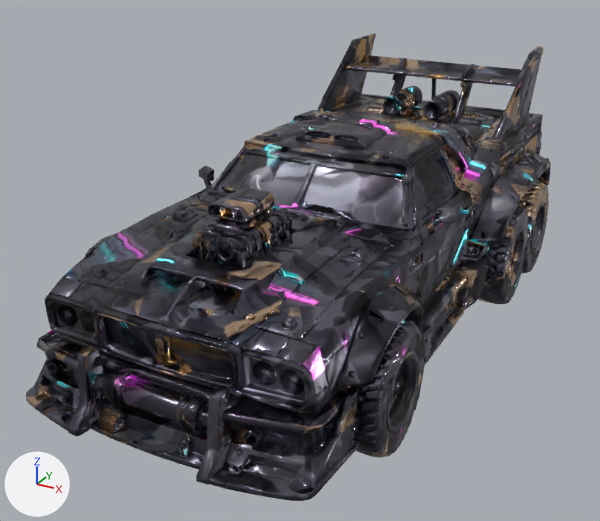
Two versions of the glTF model arcade/assets/models/warrig.glb, one commit apart.
Both versions are drawn from a 50 mm camera at (0.524, -1.071, 0.632) aimed at (-0.031, -0.064, 0.128). Arrows for +X, +Y and +Z are at lower left; the lights stay in place. The picture after the commit comes second. Where no turn or scale is listed for an object, it has been applied to the vertices. Vertices at exactly the same position are counted once.

The scene before the commit, as lines of its bpy script (objects in view):
```python
ob_body = bpy.data.objects.new('body', None)
ob_body.parent = ob_warrig
ob_body.location = (0.0, 0.0, 0.085)
ob_body_001 = bpy.data.objects.new('body.001', me_body)
ob_body_001.location = (0.0, 0.0, 0.22)
ob_exhaustl = bpy.data.objects.new('exhaustL', me_exhaustl)
ob_exhaustl.parent = ob_body
ob_exhaustl.location = (-0.0279, 0.334, 0.202)
ob_exhaustl.scale = (0.0517, 0.0517, 0.0517)
ob_exhaustr = bpy.data.objects.new('exhaustR', me_exhaustr)
ob_exhaustr.parent = ob_body
ob_exhaustr.location = (0.0512, 0.334, 0.202)
ob_exhaustr.scale = (0.0515, 0.0515, 0.0515)
ob_wheelfl = bpy.data.objects.new('wheelFL', me_wheelfl)
ob_wheelfl.parent = ob_warrig
ob_wheelfl.location = (-0.169, -0.268, 0.0918)
ob_wheelfl.scale = (0.0907, 0.0907, 0.0907)
ob_wheelfr = bpy.data.objects.new('wheelFR', me_wheelfr)
ob_wheelfr.parent = ob_warrig
ob_wheelfr.location = (0.17, -0.267, 0.0868)
ob_wheelfr.scale = (0.0858, 0.0858, 0.0858)
ob_wheelmr = bpy.data.objects.new('wheelMR', me_wheelmr)
ob_wheelmr.location = (0.185, 0.204, 0.086)
ob_wheelrl = bpy.data.objects.new('wheelRL', me_wheelrl)
ob_wheelrl.parent = ob_warrig
ob_wheelrl.location = (-0.172, 0.35, 0.0867)
ob_wheelrl.scale = (0.0858, 0.0858, 0.0858)
ob_wheelrr = bpy.data.objects.new('wheelRR', me_wheelrr)
ob_wheelrr.parent = ob_warrig
ob_wheelrr.location = (0.172, 0.35, 0.0868)
ob_wheelrr.scale = (0.0858, 0.0858, 0.0858)
```
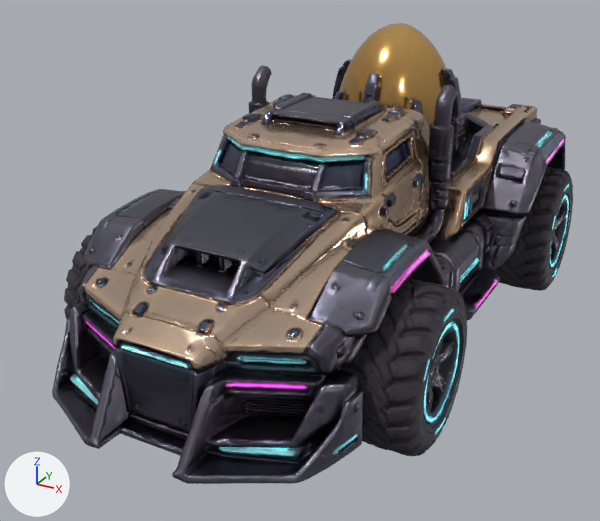
Pixel boxes [x1, y1, x2, y2] of what changed, in the pictures (600 x 521 px; the box of a moved part takes in the faces that stretch with it):
'body.001', deleted
    before: [26, 33, 551, 501]
'body', now drawn
    after: [52, 93, 566, 484]
'wheelFL', surface changed, reshaped, moved, rescaled (not visible before)
    after: [341, 279, 467, 456]
'egg', added (brown)
    after: [332, 23, 468, 155]
'wheelFR', surface changed, reshaped, moved, rescaled
    before: [342, 320, 425, 458]
    after: [64, 227, 97, 320]
'wheelRL', surface changed, reshaped, moved, rescaled (not visible before)
    after: [494, 167, 573, 291]
'exhaustL', surface changed, moved, rescaled
    before: [383, 86, 422, 117]
    after: [412, 85, 457, 243]
'wheelMR', deleted
    before: [478, 205, 529, 304]
'wheelRR', surface changed
    both: [517, 181, 549, 273]
'exhaustR', surface changed, reshaped, moved, rescaled
    before: [422, 90, 480, 121]
    after: [248, 65, 272, 113]
part 5 of me_wheelrr, moved or reshaped (not visible afterwards)
    before: [517, 181, 549, 273]

The change, as a list of edits to the scene's bpy script:
```text
Change img_emissive:
    img_emissive: load_image('emissive', '_unpacked/emissive', 1024, 1024, 'sRGB') -> load_image('emissive', '_unpacked/emissive', 2048, 2048, 'sRGB')
Change img_basecolor:
    img_basecolor: load_image('baseColor', '_unpacked/baseColor', 2048, 2048, 'sRGB') -> load_image('baseColor', '_unpacked/baseColor', 4096, 4096, 'sRGB')
Change me_exhaustl:
    used by ob_exhaustl; parent = ob_body; location = (-0.0279, 0.334, 0.202); scale = (0.0517, 0.0517, 0.0517)
    remove me_exhaustl.from_pydata(...)  # 823 vertices, 1561 faces; spans x -0.64..0.64, y -1.0..1.0, z -0.43..0.43
    add me_exhaustl.from_pydata(...)  # 982 vertices, 1828 faces; spans x -0.18..0.18, y -0.69..0.69, z -1.0..1.0
    me_exhaustl part 3: 1 vertex moved within x -0.01, y 0.59, z -0.4; 821 vertices removed from x -0.64..0.64, y -1.0..1.0, z -0.43..0.43; 980 vertices added at x -0.18..0.18, y -0.69..0.69, z -1.0..1.0
Change me_exhaustr:
    used by ob_exhaustr; parent = ob_body; location = (0.0512, 0.334, 0.202); scale = (0.0515, 0.0515, 0.0515)
    remove me_exhaustr.from_pydata(...)  # 821 vertices, 1548 faces; spans x -0.89..0.89, y -1.0..1.0, z -0.43..0.43
    add me_exhaustr.from_pydata(...)  # 982 vertices, 1828 faces; spans x -0.18..0.18, y -0.69..0.69, z -1.0..1.0
    me_exhaustr part 4: 820 vertices removed from x -0.89..0.89, y -1.0..1.0, z -0.43..0.43; 981 vertices added at x -0.18..0.18, y -0.69..0.69, z -1.0..1.0
Change me_wheelfr:
    used by ob_wheelfr; parent = ob_warrig; location = (0.17, -0.267, 0.0868); scale = (0.0858, 0.0858, 0.0858)
    remove me_wheelfr.from_pydata(...)  # 6979 vertices, 13790 faces; spans x -0.63..0.63, y -0.95..0.95, z -1.0..1.0
    add me_wheelfr.from_pydata(...)  # 3906 vertices, 7820 faces; spans x -0.51..0.51, y -0.96..0.96, z -1.0..1.0
    me_wheelfr part 6: 5 vertices moved within x -0.4..0.28, y -0.89..0.76, z -0.24..0.6; 6950 vertices removed from x -0.63..0.63, y -0.95..0.95, z -1.0..1.0; 3892 vertices added at x -0.51..0.51, y -0.96..0.96, z -1.0..1.0
    other edits to the shape of me_wheelfr do not show in these pictures
Change me_wheelfl:
    used by ob_wheelfl; parent = ob_warrig; location = (-0.169, -0.268, 0.0918); scale = (0.0907, 0.0907, 0.0907)
    remove me_wheelfl.from_pydata(...)  # 6739 vertices, 13304 faces; spans x -0.61..0.61, y -0.9..0.9, z -1.0..1.0
    add me_wheelfl.from_pydata(...)  # 3906 vertices, 7820 faces; spans x -0.51..0.51, y -0.96..0.96, z -1.0..1.0
    me_wheelfl part 2: 4 vertices moved within x -0.38..-0.23, y -0.87..-0.46, z -0.82..0.08; 6729 vertices removed from x -0.61..0.61, y -0.9..0.9, z -1.0..1.0; 3896 vertices added at x -0.51..0.51, y -0.96..0.96, z -1.0..1.0
Change me_wheelrr:
    used by ob_wheelrr; parent = ob_warrig; location = (0.172, 0.35, 0.0868); scale = (0.0858, 0.0858, 0.0858)
    remove me_wheelrr.from_pydata(...)  # 6820 vertices, 13408 faces; spans x -0.68..0.68, y -0.88..0.88, z -1.0..1.0
    add me_wheelrr.from_pydata(...)  # 4419 vertices, 8648 faces; spans x -0.62..0.62, y -0.96..0.96, z -1.0..1.0
    me_wheelrr part 5: 6 vertices moved within x -0.04..0.43, y -0.8..0.38, z -0.59..0.87; 6809 vertices removed from x -0.68..0.68, y -0.88..0.88, z -1.0..1.0; 4408 vertices added at x -0.62..0.62, y -0.96..0.96, z -1.0..1.0
Change me_wheelrl:
    used by ob_wheelrl; parent = ob_warrig; location = (-0.172, 0.35, 0.0867); scale = (0.0858, 0.0858, 0.0858)
    remove me_wheelrl.from_pydata(...)  # 6780 vertices, 13337 faces; spans x -0.68..0.68, y -0.89..0.89, z -1.0..1.0
    add me_wheelrl.from_pydata(...)  # 4419 vertices, 8648 faces; spans x -0.62..0.62, y -0.96..0.96, z -1.0..1.0
    me_wheelrl part 1: 2 vertices moved within x -0.25..-0.01, y -0.81..-0.25, z -0.95..0.49; 6774 vertices removed from x -0.68..0.68, y -0.89..0.89, z -1.0..1.0; 4413 vertices added at x -0.62..0.62, y -0.96..0.96, z -1.0..1.0
Add me_body_1:
    me_body_1.from_pydata(...)  # 32562 vertices, 64028 faces; spans x -0.51..0.51, y -1.0..1.0, z -0.31..0.31
    me_body_1.materials.append(mat_warrig)
Change ob_body:
    ob_body: bpy.data.objects.new('body', None) -> bpy.data.objects.new('body', me_body_1)
    ob_body.location: (0.0, 0.0, 0.085) -> (0.0, -0.0000879, 0.21)
    ob_body.scale: (1.0, 1.0, 1.0) -> (0.5, 0.5, 0.5)
Change ob_exhaustl:
    ob_exhaustl.parent: ob_body -> ob_warrig
Change ob_exhaustr:
    ob_exhaustr.parent: ob_body -> ob_warrig
    ob_exhaustr.location: (0.0512, 0.334, 0.202) -> (-0.146, -0.0316, 0.281)
    ob_exhaustr.scale: (0.0515, 0.0515, 0.0515) -> (0.111, 0.111, 0.111)
Remove ob_body_001:
    ob_body_001 = bpy.data.objects.new('body.001', me_body)
Change ob_wheelfr:
    ob_wheelfr.location: (0.17, -0.267, 0.0868) -> (-0.209, -0.234, 0.106)
    ob_wheelfr.scale: (0.0858, 0.0858, 0.0858) -> (0.105, 0.105, 0.105)
Change ob_wheelfl:
    ob_wheelfl.location: (-0.169, -0.268, 0.0918) -> (0.209, -0.234, 0.106)
    ob_wheelfl.scale: (0.0907, 0.0907, 0.0907) -> (0.105, 0.105, 0.105)
Remove ob_wheelmr:
    ob_wheelmr = bpy.data.objects.new('wheelMR', me_wheelmr)
Change ob_wheelrl:
    ob_wheelrl.location: (-0.172, 0.35, 0.0867) -> (0.213, 0.295, 0.107)
    ob_wheelrl.scale: (0.0858, 0.0858, 0.0858) -> (0.107, 0.107, 0.107)
Add ob_egg:
    ob_egg = bpy.data.objects.new('egg', me_egg)  # 7365 vertices, 14476 faces; spans x -0.119..0.119, y -0.12..0.12, z -0.102..0.102
    ob_egg.location = (0.0, 0.209, 0.343)
```
